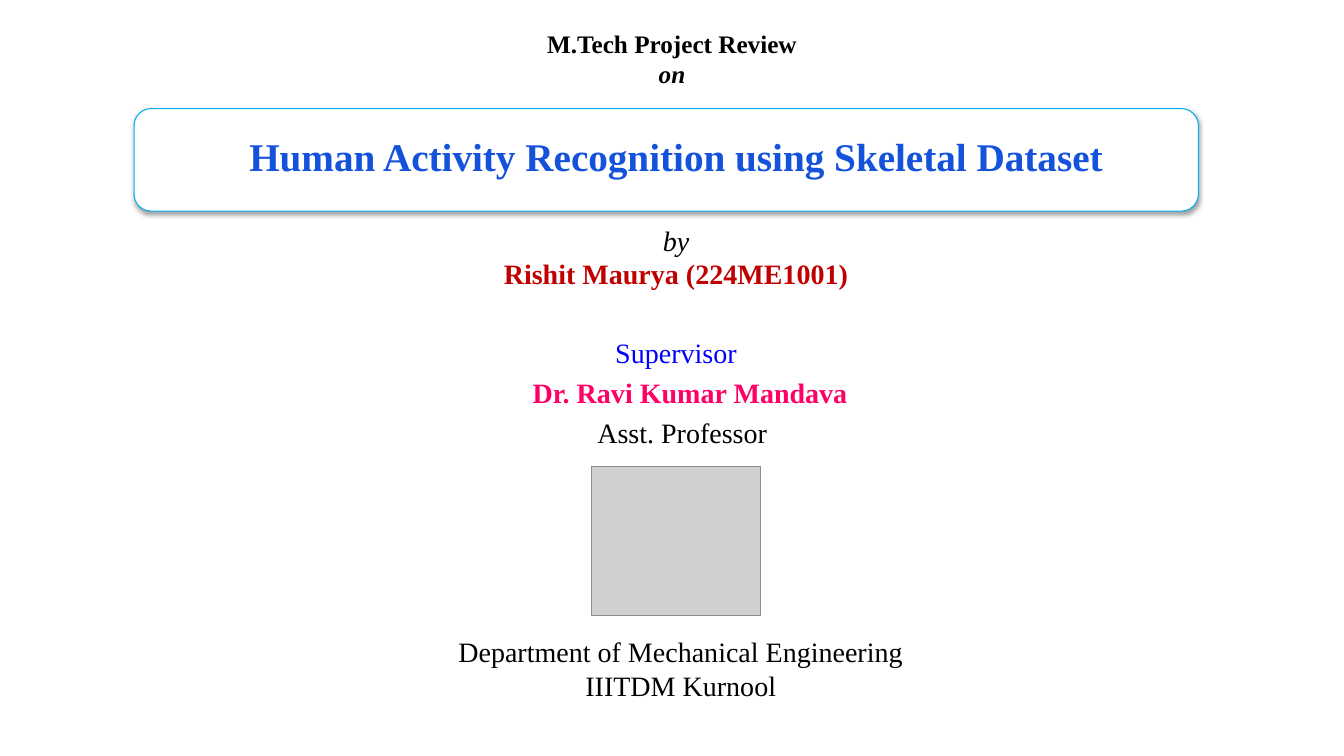
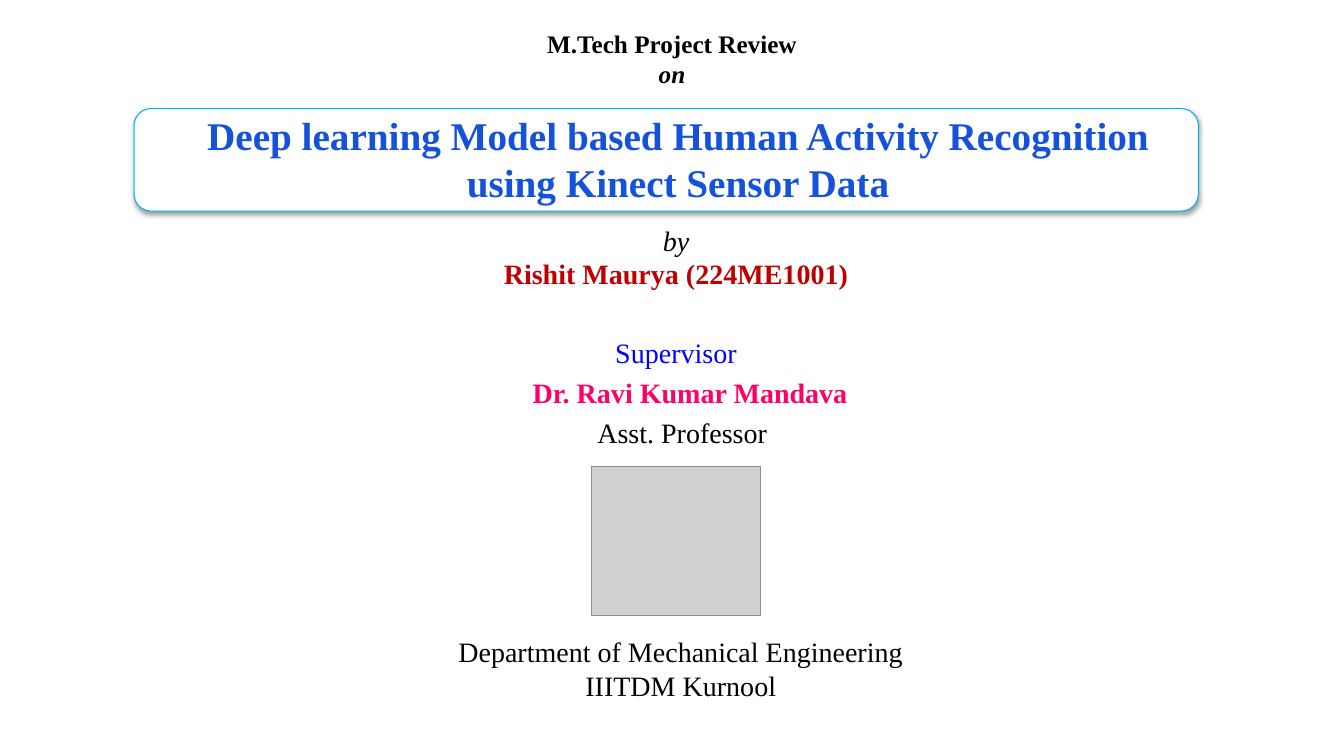
Before and after one commit to rishitmaurya/Human-Activity-Recognition, a slide deck: slide 1 of documents/HAR_rishit.pptx. Drawn at 1344x756 pixels with LibreOffice and Linux fonts; fonts in the diff are those of the drawing; grey boxes stand for pictures. Boxes give left, top, right and bottom in pixels: in the first picture for what was removed or moved away, otherwise in the second. Text is boxed around its words. In the diff, an @@ line names an element or a change of style, - is before the commit and + after.

```diff
--- a/documents/HAR_rishit.pptx
+++ b/documents/HAR_rishit.pptx
@@ text at [207, 122, 1149, 204]: text changed @@
-Human Activity Recognition using Skeletal Dataset
+Deep learning Model based Human Activity Recognition using Kinect Sensor Data
```
Also in this commit, not shown: 8 other slides changed, 9 other files.
